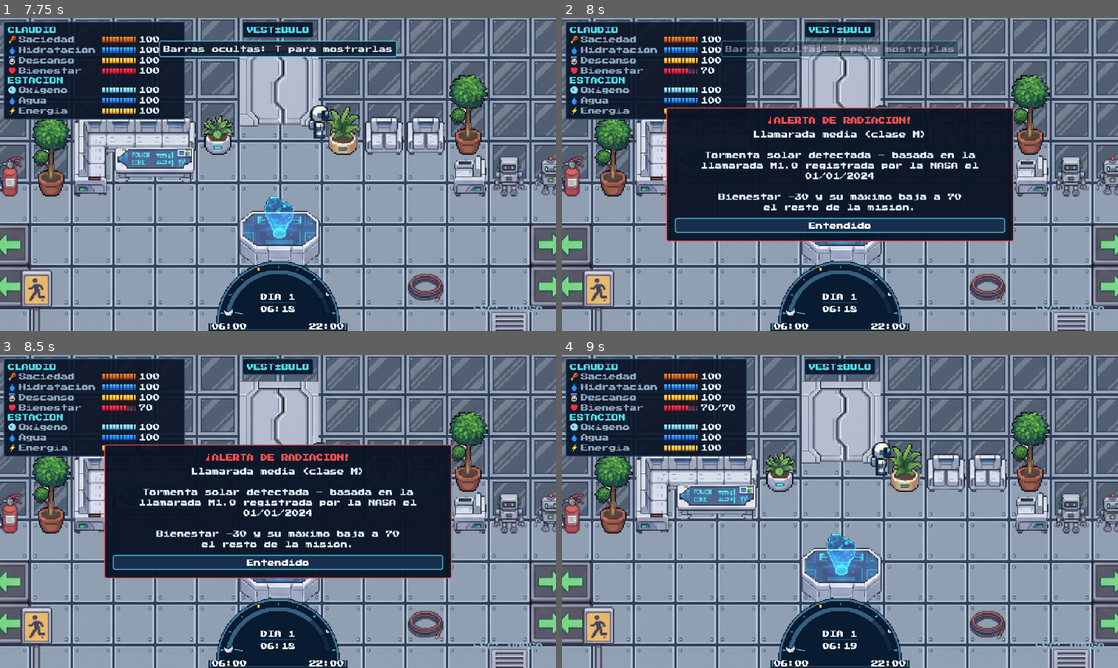
Above: before the commit, frames 1-4 (two rows, left to right).
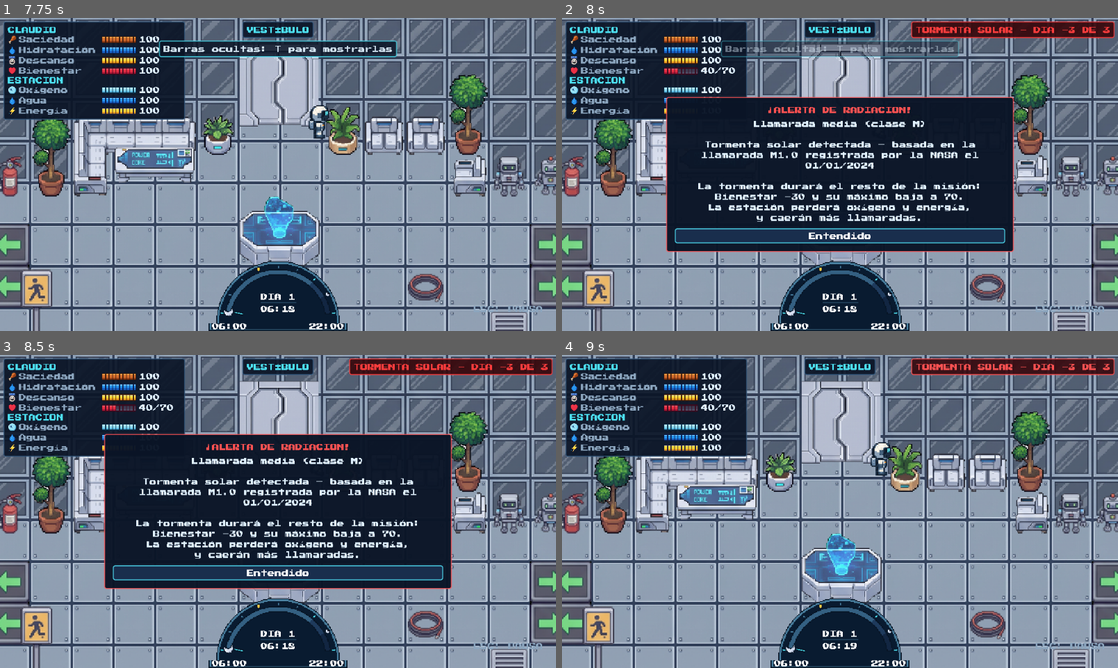
Above: after the commit, the same moments.

Repository: lumpalette/claudio
Game: Godot game, scene res://main/main.tscn
Two runs of this game, one before a commit and one after it. Both use one fixed random seed, a clock stepped at 60 frames per second and the inputs below.
Inputs (mouse positions are in pixels of both pictures, inside the frame that each line leads up to):
- Up to frame 1 (7.75 s): click (116, 174) at 0.5 s; click (116, 174) at 1.25 s; click (294, 305) at 2 s; click (294, 305) at 2.75 s; click (489, 305) at 3.5 s; tap Enter (interact) at 4.25 s; move the mouse to (400, 158) at 4.27 s; hold Enter (interact) 4.28-5.03 s; hold D (move_right) 4.28-5.78 s; tap W (move_up) at 4.52, 5.27, 6.77, 7.52 s; move the mouse to (166, 190) at 5.02 s; tap T (tasks) at 5.1, 6.6 s; move the mouse to (333, 105) at 5.77 s; hold A (move_left) 5.78-6.53 s; hold Enter (interact) 5.78-6.53 s; move the mouse to (250, 237) at 6.52 s; hold D (move_right) from 6.53 s (still down); move the mouse to (444, 221) at 7.27 s; hold Enter (interact) from 7.28 s (still down)
- Up to frame 2 (8 s): keep holding D (move_right); keep holding Enter (interact); tap F3 (debug_radiation) at 7.9 s
- Up to frame 3 (8.5 s): move the mouse to (111, 464) at 8.02 s; release D (move_right) at 8.03 s; release Enter (interact) at 8.03 s; hold A (move_left) from 8.03 s (still down); tap T (tasks) at 8.1 s; tap W (move_up) at 8.27 s
- Up to frame 4 (9 s): release A (move_left) at 8.75 s; click "Entendido" at 8.75 s

Frame 1 is identical in both runs. In frame 2, 15% of the frame differs, in the area x 18-100%, y 1-75%; in frame 3, 15%; in frame 4, 2.0%.

Commit message:
La radiación ahora es una tormenta que dura del día 5 al 7
Antes era un solo golpe el día 5: bajaba el bienestar, le ponía tope de 70 y
ya. Ahora es una tormenta que se queda hasta el final de la misión y se nota
mientras dura.

- La estación pierde oxígeno y energía por hora (STORM_OXYGEN_DRAIN y
  STORM_ENERGY_DRAIN): hay que seguir generando oxígeno y recargando energía.
- Cada RADIATION_FLARE_HOURS cae otra llamarada, con un aviso en pantalla en
  vez de la ventana modal; pegan menos que la primera
  (RADIATION_AFTERSHOCK_MULT).
- Un aviso fijo arriba a la derecha dice "TORMENTA SOLAR - DIA n DE 3" y
  parpadea mientras dura.
- La ventana del principio explica que la tormenta no se va.

Todos los valores quedan en Balance para poder ajustar la dificultad.

Co-Authored-By: Claude Opus 5 <noreply@anthropic.com>
Claude-Session: https://claude.ai/code/session_01Vx6dqbw4pBdQ7kVsE6Q8pg

Diff:
--- a/core/autoloads/game_state.gd
+++ b/core/autoloads/game_state.gd
@@ -158,6 +158,13 @@
 			change_stat(stat, -rate * hours)
 		if is_game_over:
 			return
+
+	# La tormenta también desgasta los sistemas de la estación.
+	if radiation_active:
+		change_stat(Balance.STATION_OXYGEN, -Balance.STORM_OXYGEN_DRAIN * hours)
+		if is_game_over:
+			return
+		change_stat(Balance.STATION_ENERGY, -Balance.STORM_ENERGY_DRAIN * hours)
 
 
 ## Castigo del desmayo. La saciedad respeta la red de seguridad (no mata).
@@ -517,10 +524,16 @@
 # --- Radiación -------------------------------------------------------------
 
 ## La llama TimeManager.trigger_radiation().
+## Primera llamarada: empieza la tormenta, que ya no termina.
 func apply_radiation(penalty: float) -> void:
+	radiation_active = true
+	set_stat_max(Balance.WELLBEING, Balance.RADIATION_WELLBEING_MAX)
 	change_stat(Balance.WELLBEING, -penalty)
-	set_stat_max(Balance.WELLBEING, Balance.RADIATION_WELLBEING_MAX)
-	radiation_active = true
+
+
+## Réplicas: pegan al bienestar mientras la tormenta sigue.
+func apply_flare(penalty: float) -> void:
+	change_stat(Balance.WELLBEING, -penalty)
 
 
 # --- Fin del juego ---------------------------------------------------------
--- a/core/autoloads/time_manager.gd
+++ b/core/autoloads/time_manager.gd
@@ -11,6 +11,8 @@
 signal time_changed(day: int, hour: float)
 signal day_changed(day: int)
 signal radiation_started(event: Dictionary)
+## Cada llamarada después de la primera, mientras dura la tormenta.
+signal flare_struck(event: Dictionary, penalty: float)
 signal sleep_started()
 signal sleep_ended()
 signal fainted()
@@ -20,7 +22,10 @@
 var is_sleeping := false
 ## true mientras dura el sueño del desmayo (GameState aplica la red de seguridad).
 var is_fainted := false
+## true desde que empieza la tormenta; ya no vuelve a false (dura hasta el final).
 var radiation_triggered := false
+## Hora en la que cae la próxima llamarada de la tormenta.
+var _next_flare_hour := INF
 
 ## El reloj corre si nadie lo pausó y el juego no terminó.
 ## Para pausar usa pause_clock(motivo) / resume_clock(motivo): así un menú que se
@@ -53,6 +58,7 @@
 	is_sleeping = false
 	is_fainted = false
 	radiation_triggered = false
+	_next_flare_hour = INF
 	_pause_reasons.clear()
 	_advancing = false
 	_queued_hours = 0.0
@@ -159,9 +165,12 @@
 	if day != old_day:
 		day_changed.emit(day)
 
-	# d. Radiación
+	# d. Tormenta de radiación: la primera llamarada la empieza, y mientras
+	#    dura caen réplicas cada Balance.RADIATION_FLARE_HOURS.
 	if not radiation_triggered and total_hours >= Balance.RADIATION_HOUR:
 		trigger_radiation()
+	elif radiation_triggered and total_hours >= _next_flare_hour:
+		_strike_flare()
 
 	# e. Victoria (f. advance_hours se detiene solo porque is_game_over pasa a true)
 	if total_hours >= Balance.VICTORY_HOUR:
@@ -255,11 +264,43 @@
 	event["class_text"] = Balance.RADIATION_ALERT_TEXT[flare_class]
 
 	GameState.apply_radiation(Balance.RADIATION_PENALTY[flare_class])
+	_next_flare_hour = total_hours + Balance.RADIATION_FLARE_HOURS
 
 	if is_sleeping:
 		GameState.pending_alert = event
 	else:
 		_announce_radiation(event)
+
+
+## true mientras la tormenta solar sigue encima de la estación.
+func is_storm_active() -> bool:
+	return radiation_triggered and not GameState.is_game_over
+
+
+## Días que lleva la tormenta, contando el primero (1, 2, 3...).
+func get_storm_day() -> int:
+	if not radiation_triggered:
+		return 0
+	return get_day() - Balance.RADIATION_DAY + 1
+
+
+## Una réplica: pega al bienestar y avisa, sin detener el juego.
+func _strike_flare() -> void:
+	_next_flare_hour = total_hours + Balance.RADIATION_FLARE_HOURS
+	if GameState.is_game_over:
+		return
+
+	var event := _pick_flare()
+	var flare_class := String(event.get("classType", "M")).left(1).to_upper()
+	if not Balance.RADIATION_PENALTY.has(flare_class):
+		flare_class = "M"
+	event["class"] = flare_class
+	event["alert_text"] = _build_alert_text(event)
+	event["class_text"] = Balance.RADIATION_ALERT_TEXT[flare_class]
+
+	var penalty: float = Balance.RADIATION_PENALTY[flare_class] * Balance.RADIATION_AFTERSHOCK_MULT
+	GameState.apply_flare(penalty)
+	flare_struck.emit(event, penalty)
 
 
 ## ui/alert debe llamar resume_clock(&"alert") al cerrar la alerta.
--- a/core/data/balance.gd
+++ b/core/data/balance.gd
@@ -49,6 +49,8 @@
 const START_HOUR := 6.0
 const TOTAL_DAYS := 7
 const VICTORY_HOUR := TOTAL_DAYS * 24.0  # 168
+## La tormenta solar empieza el día RADIATION_DAY a las 06:00 y dura hasta
+## el final de la misión (ver la sección "Tormenta de radiación").
 const RADIATION_DAY := 5
 const RADIATION_HOUR := (RADIATION_DAY - 1) * 24.0 + 6.0  # 102
 const TIME_STEP := 0.25
@@ -191,7 +193,12 @@
 const START_INVENTORY := {"chicken_soup": 2, "mac_and_cheese": 2, "scrambled_eggs": 2}
 
 
-# --- Radiación (DONKI) ---
+# --- Tormenta de radiación (DONKI) ---
+## La tormenta empieza el día RADIATION_DAY y ya no se va: son los últimos
+## días de la misión y los más difíciles. Mientras dura:
+##   - el bienestar baja más rápido y su máximo queda en RADIATION_WELLBEING_MAX
+##   - la estación pierde oxígeno y energía por hora (los sistemas sufren)
+##   - cada RADIATION_FLARE_HOURS cae otra llamarada, más débil que la primera
 const DONKI_FILE_PATH := "res://data/donki_flares.json"
 const RADIATION_PENALTY := {"C": 20.0, "M": 30.0, "X": 40.0}
 const RADIATION_ALERT_TEXT := {
@@ -201,6 +208,14 @@
 }
 const RADIATION_WELLBEING_MULT := 1.5
 const RADIATION_WELLBEING_MAX := 70.0
+
+## Desgaste extra por hora de la estación mientras dura la tormenta.
+const STORM_OXYGEN_DRAIN := 1.0
+const STORM_ENERGY_DRAIN := 1.5
+## Horas entre una llamarada y la siguiente.
+const RADIATION_FLARE_HOURS := 12.0
+## Las llamaradas que siguen a la primera son réplicas: pegan menos.
+const RADIATION_AFTERSHOCK_MULT := 0.4
 
 ## Evento de respaldo si el JSON falla o está vacío (clase M).
 ## TODO: reemplazar estos campos por un registro real de donki_flares.json.
--- a/ui/hud.gd
+++ b/ui/hud.gd
@@ -84,6 +84,8 @@
 var _clock: CanvasLayer
 var _clock_box: Control
 var _stats_panel: PanelContainer
+var _storm_panel: PanelContainer
+var _storm_label: Label
 var _blink_time := 0.0
 var _game_active := false
 
@@ -106,6 +108,7 @@
 	GameState.message.connect(show_toast)
 	GameState.game_over.connect(_on_game_over)
 	TimeManager.radiation_started.connect(_on_radiation)
+	TimeManager.flare_struck.connect(_on_flare_struck)
 	refresh_stats()
 	hide_all()
 
@@ -118,6 +121,7 @@
 		var low: bool = GameState.get_stat(stat) < Balance.WARNING_THRESHOLD
 		(row["box"] as Control).modulate = COLOR_DANGER if low and blink_on else Color.WHITE
 	_update_clock_fade(delta)
+	_update_storm(blink_on)
 	_update_prompt()
 
 
@@ -278,7 +282,7 @@
 
 func _on_radiation(event: Dictionary) -> void:
 	_close_menu_silently()
-	_alert_body.text = "%s\n\n%s\n\nBienestar -%d y su máximo baja a %d\nel resto de la misión." % [
+	_alert_body.text = "%s\n\n%s\n\nLa tormenta durará el resto de la misión:\nBienestar -%d y su máximo baja a %d.\nLa estación perderá oxígeno y energía,\ny caerán más llamaradas." % [
 		event.get("class_text", ""),
 		event.get("alert_text", ""),
 		int(Balance.RADIATION_PENALTY.get(event.get("class", "M"), 30.0)),
@@ -288,6 +292,11 @@
 	get_tree().paused = true
 	await get_tree().process_frame
 	_focus_first(_alert)
+
+
+## Réplica de la tormenta: solo un aviso, el juego no se detiene.
+func _on_flare_struck(event: Dictionary, penalty: float) -> void:
+	show_toast("%s: bienestar -%d" % [event.get("class_text", "Llamarada"), int(roundf(penalty))])
 
 
 func _on_game_over(reason: String) -> void:
@@ -396,6 +405,17 @@
 		behind = rect.has_point(player.get_global_transform_with_canvas().origin)
 	var target := CLOCK_FADED_ALPHA if behind else 1.0
 	_clock_box.modulate.a = move_toward(_clock_box.modulate.a, target, CLOCK_FADE_SPEED * delta)
+
+
+## Mientras dura la tormenta, un aviso fijo arriba a la derecha que parpadea.
+func _update_storm(blink_on: bool) -> void:
+	var active := _game_active and TimeManager.is_storm_active()
+	_storm_panel.visible = active
+	if not active:
+		return
+	_storm_label.text = "TORMENTA SOLAR - DIA %d DE %d" % [
+		TimeManager.get_storm_day(), Balance.TOTAL_DAYS - Balance.RADIATION_DAY + 1]
+	_storm_panel.modulate = Color.WHITE if blink_on else Color(1.0, 0.75, 0.75)
 
 
 func _set_clock_visible(value: bool) -> void:
@@ -489,6 +509,16 @@
 	_room_label = _label("", COLOR_ACCENT)
 	room_panel.add_child(_room_label)
 	_game_ui.add_child(room_panel)
+
+	# Aviso de tormenta (arriba a la derecha)
+	_storm_panel = _panel(Color(0.22, 0.04, 0.06, 0.92), COLOR_DANGER)
+	_storm_panel.set_anchors_preset(Control.PRESET_TOP_RIGHT)
+	_storm_panel.grow_horizontal = Control.GROW_DIRECTION_BEGIN
+	_storm_panel.position += Vector2(-4, 4)
+	_storm_label = _label("", COLOR_DANGER)
+	_storm_panel.add_child(_storm_label)
+	_storm_panel.hide()
+	_game_ui.add_child(_storm_panel)
 
 	# Avisos (debajo del nombre de la sala)
 	_toasts = VBoxContainer.new()
